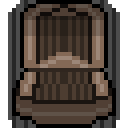
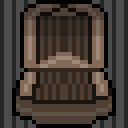
Two versions of the same layered image (128×128). Layer-by-layer changes:
painted on "background" over [0, 0, 128, 128]
